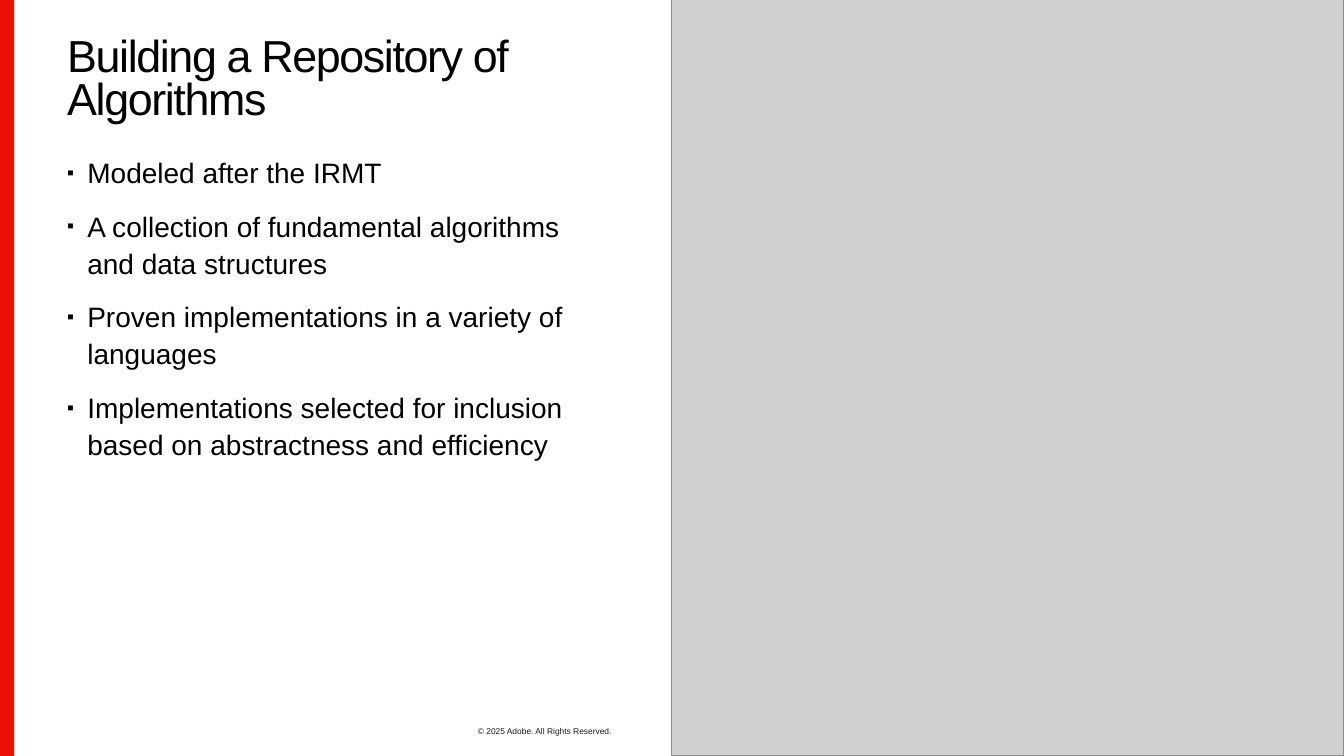
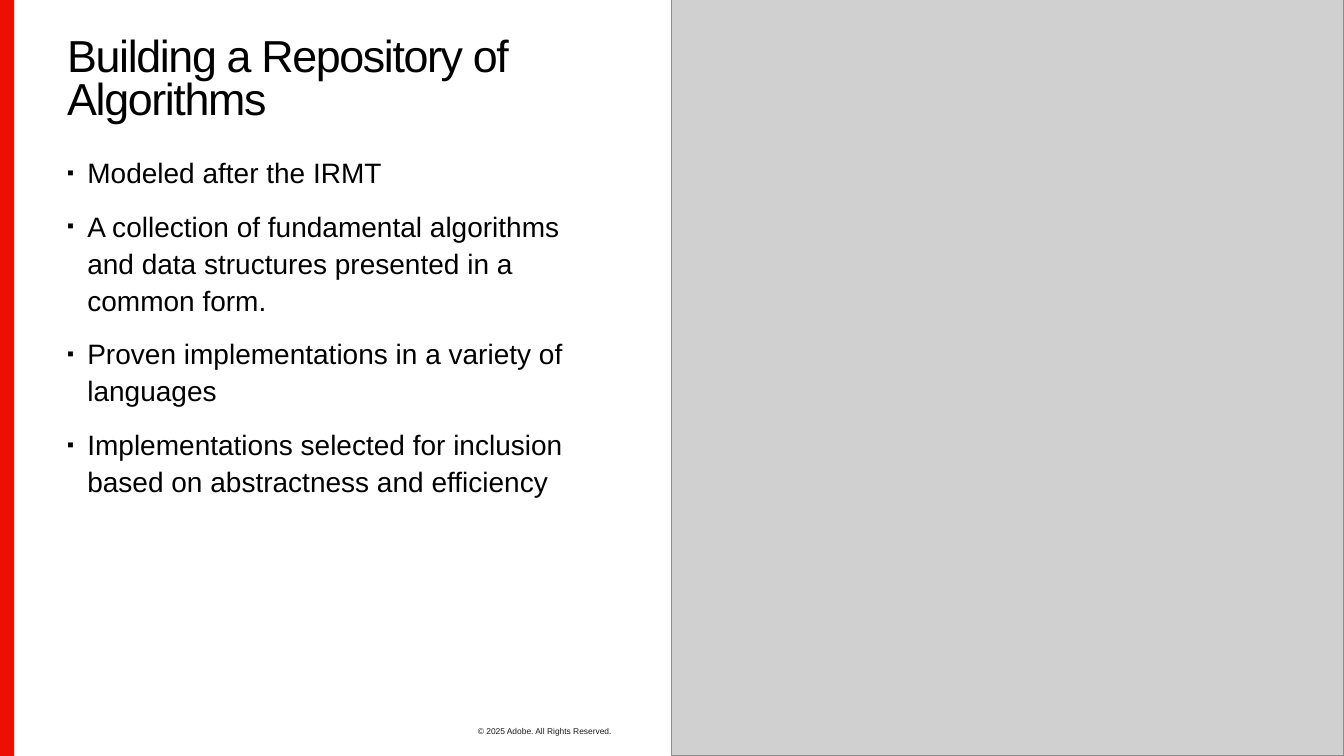
Before and after one commit to sean-parent/sean-parent.github.io, a slide deck: slide 43 of presentations/2025-04-28-are-we-there-yet/2024-04-28-are-we-there-yet.pptx (slide 44 before the commit). Drawn at 1344x756 pixels with LibreOffice and Linux fonts; fonts in the diff are those of the drawing; grey boxes stand for pictures; background and template pictures are left out. Boxes give left, top, right and bottom in pixels: in the first picture for what was removed or moved away, otherwise in the second. Text is boxed around its words. In the diff, an @@ line names an element or a change of style, - is before the commit and + after.

```diff
--- a/presentations/2025-04-28-are-we-there-yet/2024-04-28-are-we-there-yet.pptx
+++ b/presentations/2025-04-28-are-we-there-yet/2024-04-28-are-we-there-yet.pptx
@@ text at (87, 216, 559, 312): text changed @@
-▪ A collection of fundamental algorithms and data structures
+▪ A collection of fundamental algorithms and data structures presented in a common form.
```
Also in this commit, not shown: 1 slide removed.
